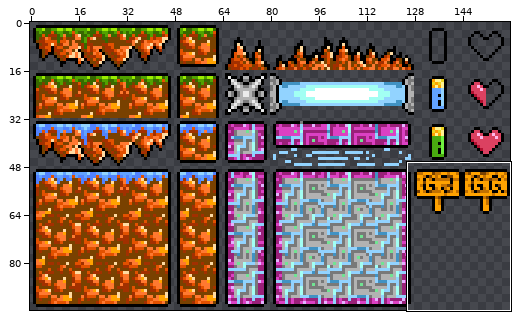
Edited in one commit: sprite sheet (assets/tiles/TIileset.png). Above, an overview of the earlier version with the close-up marked.
Close-up. Old version:
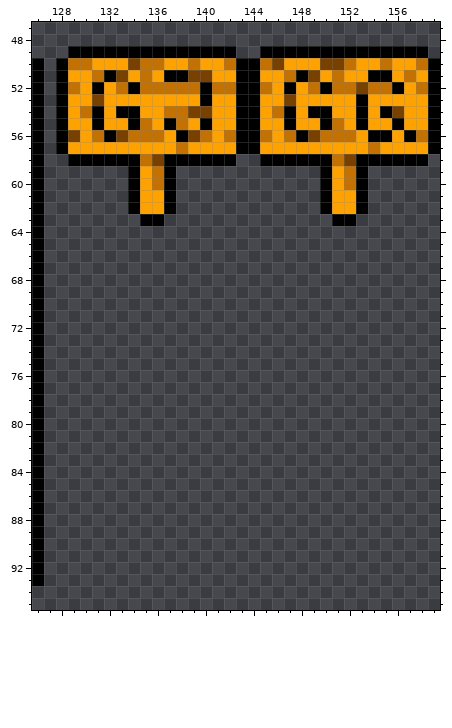
The file is 160x96 pixels. Shown: x 126..159, y 47..95.
After:
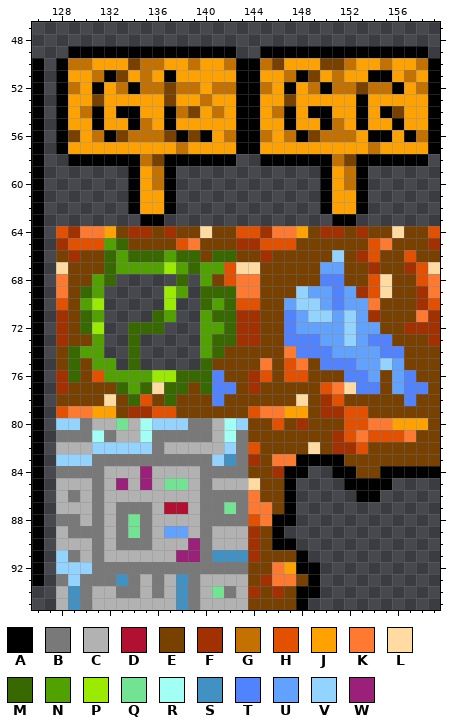
Palette (. is transparent): A #000000  B #797979  C #b2b2b2  D #b21030  E #794100  F #a23000  G #c37100  H #e35100  J #ffa200  K #ff7930  L #ffdba2  M #386900  N #51a200  P #9aeb00  Q #71e392  R #a2fff3  S #4192c3  T #5182ff  U #61a2ff  V #92d3ff  W #9a2079
Diff:
y 51: x 138..140 AEE -> JJJ
y 52: x 137 G -> E; x 140 A -> J
y 53: x 137 J -> E; x 140 A -> G
y 54: x 137 G -> A; x 140..141 EJ -> JG
y 55: x 138 G -> J; x 140 A -> J
y 56: x 137 J -> E; x 140 G -> A
y 64: x 128..159 ................................ -> HFKKJEFFEFEELEEHHFKKJEFFEFEELEEH
y 65: x 128..159 ................................ -> FHHHNMEEEEHKEEEFFHHHEEEEEEHKEEEF
y 66: x 128..159 ................................ -> EFEEMNMMMNMMEMMEEFEEEEEVEFHEEHEE
y 67: x 128..159 ................................ -> LEEEMNNNNPNMNNHLLEEEEEUUEEFEEFHL
y 68: x 128..132 ..... -> KEENM; x 138 . -> M; x 140..159 .................... -> NEHKKEEEEETTEEHLEEHK
y 69: x 128..131 .... -> KEMN; x 137..138 .. -> PN; x 140..159 .................... -> MMMKKEEEVUUTUFHLEEFK
y 70: x 128..131 .... -> HENP; x 137 . -> P; x 140..159 .................... -> MNMHHEEUVVUTUUKEEEFH
y 71: x 128..131 .... -> FEMN; x 136..137 .. -> MN; x 140..159 .................... -> NMMFFEETUVVUVUFEEEKF
y 72: x 128..131 .... -> FEMP; x 134..136 ... -> MMM; x 140..159 .................... -> NNMFFEETUUUUVUUEEFFF
y 73: x 128..131 .... -> FEEN; x 134 . -> M; x 140..159 .................... -> NMMFFEETTTUUVUTTEEEF
y 74: x 128..131 .... -> EMNN; x 134 . -> M; x 140..159 .................... -> NMEEEEEKTTTUUUUTTEEE
y 75: x 128..132 ..... -> EMENN; x 134 . -> M; x 140..159 .................... -> MEEEEKEHKETTTUUVUEEE
y 76: x 128..159 ................................ -> FMEHNNNNPPMMMTEEFHEHHEEETTUEUTEE
y 77: x 128..159 ................................ -> FEEEEMNMLMMEMTTEFEEEEEHKLTTEUTTE
y 78: x 128..159 ................................ -> EEEELEMHEMEEETEEEEEELEFHEEEEETEE
y 79: x 128..159 ................................ -> HKKJJEFFHHEEEEEEHKKJJEFFHHEEEEEE
y 80: x 128..159 ................................ -> VVBCCQCRVVVBBCRVEEHEFEEEHHKKJJJE
y 81: x 128..159 ................................ -> BBBRBCCRBBBBBCRBEEEEEEEFHKHHHKEE
y 82: x 128..159 ................................ -> CCCVVVVVBCCCCCVBHEEEELEFFHEEEEEE
y 83: x 128..159 ................................ -> VVVBBBBBBBBBBVSBFEKKAAAAEEEEEEEE
y 84: x 128..148 ..................... -> BBBBCCCWCCCCBBBBEEFAA; x 151..159 ......... -> AAEEAAAAA
y 85: x 128..147 .................... -> CCCBCWCWCQQCBCCCLEEA; x 152..155 .... -> AAAA
y 86: x 128..147 .................... -> CBCBCCCCCCCCBBBBKEEA; x 153..154 .. -> AA
y 87: x 128..147 .................... -> CCCBCBBBCDDCBBQBKKEA
y 88: x 128..147 .................... -> BBCBCBQBCCCCBBBBHKAA
y 89: x 128..146 ................... -> CBBBCBQBCUUCBCCCFEA
y 90: x 128..147 .................... -> CCCBCBBBCCCWBCCCFEAA
y 91: x 128..148 ..................... -> VBCBCCCCCCWWBSSSFEEEA
y 92: x 128..149 ...................... -> VVVBBBBBBBBBBBBBEEKJAA
y 93: x 128..149 ...................... -> BVBBBSBCBCSBCCCCEFKKEA
y 94: x 128..149 ...................... -> CSBCCBBCBCSBCQBCFEFEAA
y 95: x 128..148 ..................... -> CSBCCCCCCCSBCCCCEEEEA
Boxes around the changes in both close-ups, in picture pixels (x1, y1, x2, y2):
changed: (164, 70, 224, 142)
added: (56, 226, 440, 610)
